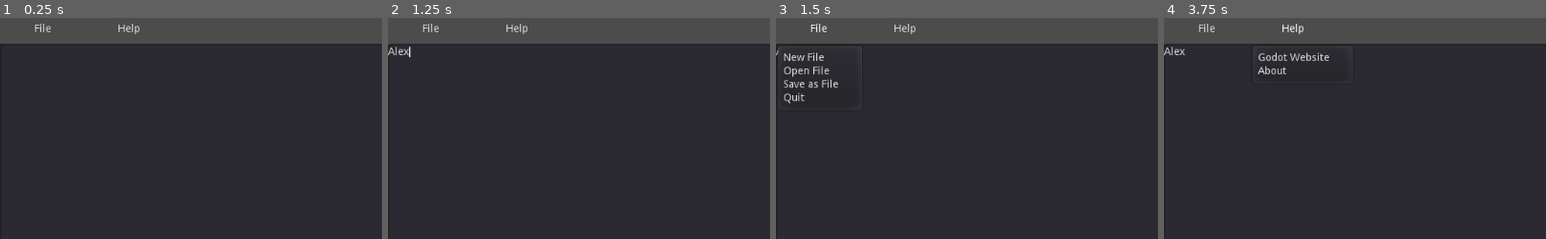
Above: before the commit, frames 1-4 (left to right).
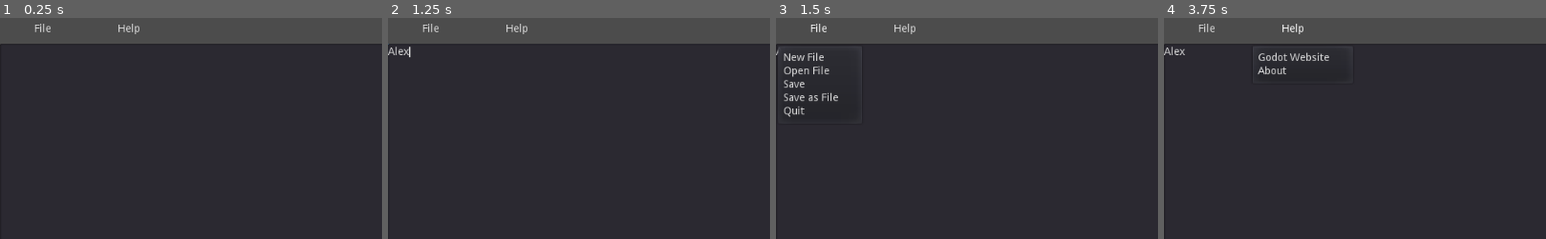
Above: after the commit, the same moments.

Repository: jagc/textEditor
Game: Godot game, scene res://scenes/main.tscn
Two runs of this game, one before a commit and one after it. Both use one fixed random seed, a clock stepped at 60 frames per second and the inputs below.
Inputs (mouse positions are % of the whole screen's width and height, from its top left):
- Up to frame 1 (0.25 s): no input
- Up to frame 2 (1.25 s): click (50, 53) at 0.52 s; type "Alex" at 0.6 s
- Up to frame 3 (1.5 s): click "File" at 1.25 s
- Up to frame 4 (3.75 s): click "File" at 2 s; click "File" at 2.75 s; click "Help" at 3.5 s
The pictures show only the part of the screen within x 0-50%, y 0-50%; the shares and areas given below are measured in that part.

Frames 1-2 are identical in both runs. In frame 3, 0.5% of the frame differs, in the area x 2-17%, y 27-45%; in frame 4, nothing differs.

Commit message:
fixed debug errors

Diff:
--- a/scripts/app.gd
+++ b/scripts/app.gd
@@ -1,5 +1,5 @@
 extends Control
-
+# another awesome comment
 var appName = "Text Editor Tutorial"
 var currentFile = "Untitled"
 
@@ -7,6 +7,7 @@
 	updateWindowTitle()
 	$MenuButtonFile.get_popup().add_item("New File")
 	$MenuButtonFile.get_popup().add_item("Open File")
+	$MenuButtonFile.get_popup().add_item("Save")
 	$MenuButtonFile.get_popup().add_item("Save as File")
 	$MenuButtonFile.get_popup().add_item("Quit")
 
@@ -34,6 +35,8 @@
 			_on_openFile_pressed()
 		"New File":
 			newFile()
+		"Save":
+			saveFile()
 		"Save as File":
 			_on_saveFile_pressed()
 		"Quit":
@@ -41,7 +44,7 @@
 		'About':
 			$aboutDialog.popup()
 		'Godot Website':
-			OS.shell_open("https://godotengine.org")
+			return OS.shell_open("https://godotengine.org")
 
 func _process(_delta):
 	if Input.is_action_just_pressed("saveFile"):
@@ -76,3 +79,14 @@
 
 func _quit_app():
 	get_tree().quit()
+
+func saveFile():
+	var path = currentFile
+	if path == 'Untitled':
+		$saveFileDialogue.popup()
+	else:
+		var f = File.new()
+		f.open(path, 2)
+		f.store_string($TextEdit.text)
+		f.close()
+		updateWindowTitle()
